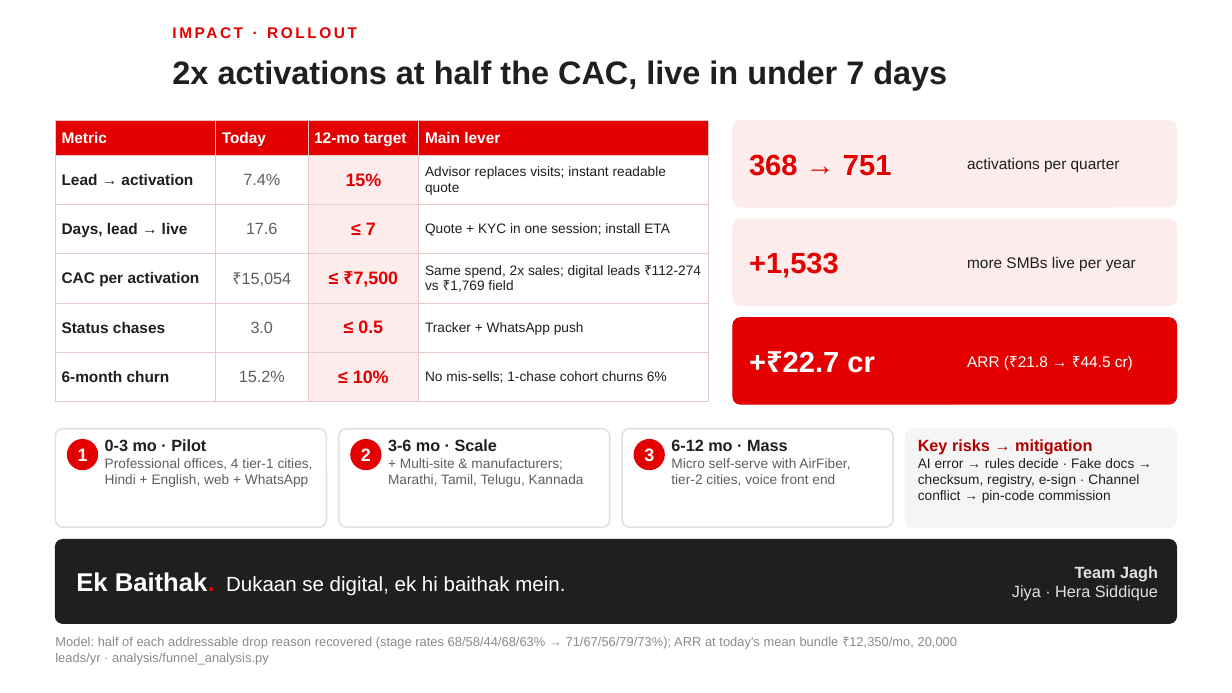
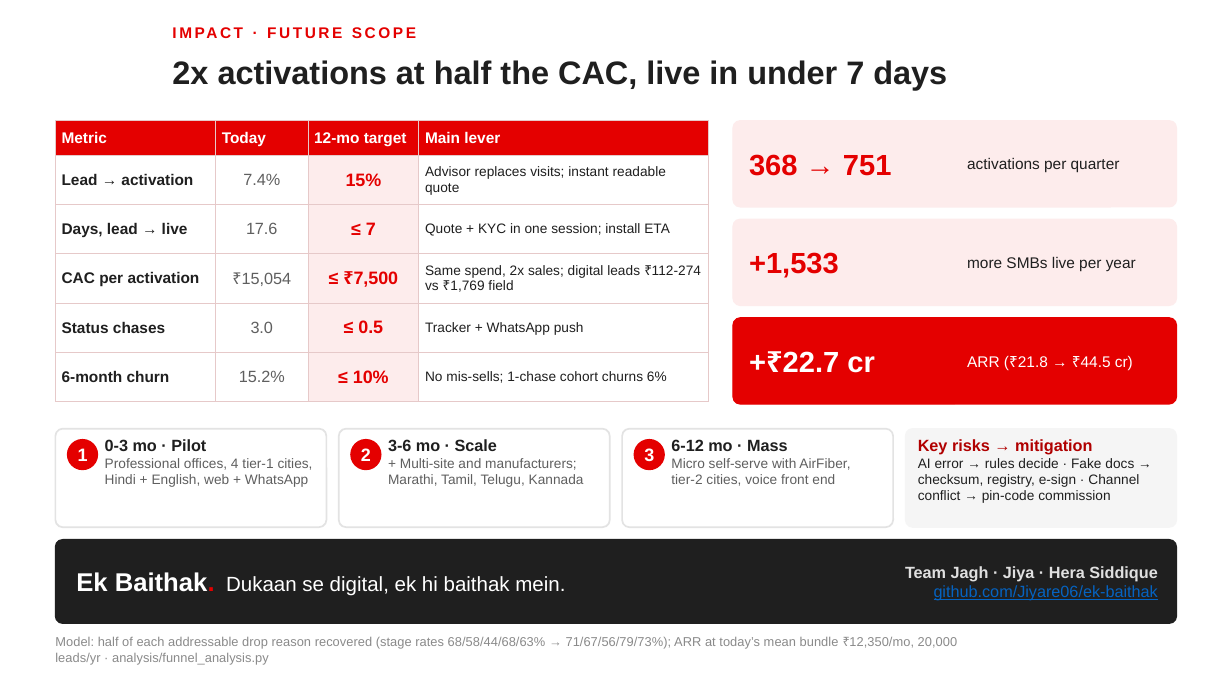
Before and after one commit to Jiyare06/ek-baithak, a slide deck: slide 7 of docs/Jagh_Ek_Baithak_SYNC.pptx. Drawn at 1232x693 pixels with LibreOffice and Linux fonts; fonts in the diff are those of the drawing; background and template pictures are left out. Boxes give left, top, right and bottom in pixels: in the first picture for what was removed or moved away, otherwise in the second. Text is boxed around its words. In the diff, an @@ line names an element or a change of style, - is before the commit and + after.

```diff
--- a/docs/Jagh_Ek_Baithak_SYNC.pptx
+++ b/docs/Jagh_Ek_Baithak_SYNC.pptx
@@ text at box(172, 18, 1072, 46): text changed @@
-IMPACT · ROLLOUT
+IMPACT · FUTURE SCOPE
@@ text at box(388, 458, 584, 487): text changed @@
-+ Multi-site & manufacturers; Marathi, Tamil, Telugu, Kannada
++ Multi-site and manufacturers; Marathi, Tamil, Telugu, Kannada
@@ text at box(905, 566, 1158, 601): text changed; text colour #E0E0E0 to #0563C1 @@
-Team Jagh
-Jiya · Hera Siddique
+Team Jagh · Jiya · Hera Siddique
+github.com/Jiyare06/ek-baithak
@@ text at box(55, 637, 957, 664): text changed @@
-Model: half of each addressable drop reason recovered (stage rates 68/58/44/68/63% → 71/67/56/79/73%); ARR at today's mean bundle ₹12,350/mo, 20,000 leads/yr · analysis/funnel_analysis.py
+Model: half of each addressable drop reason recovered (stage rates 68/58/44/68/63% → 71/67/56/79/73%); ARR at today’s mean bundle ₹12,350/mo, 20,000 leads/yr · analysis/funnel_analysis.py
```
Also in this commit, not shown: 6 other slides changed, 32 other files.
